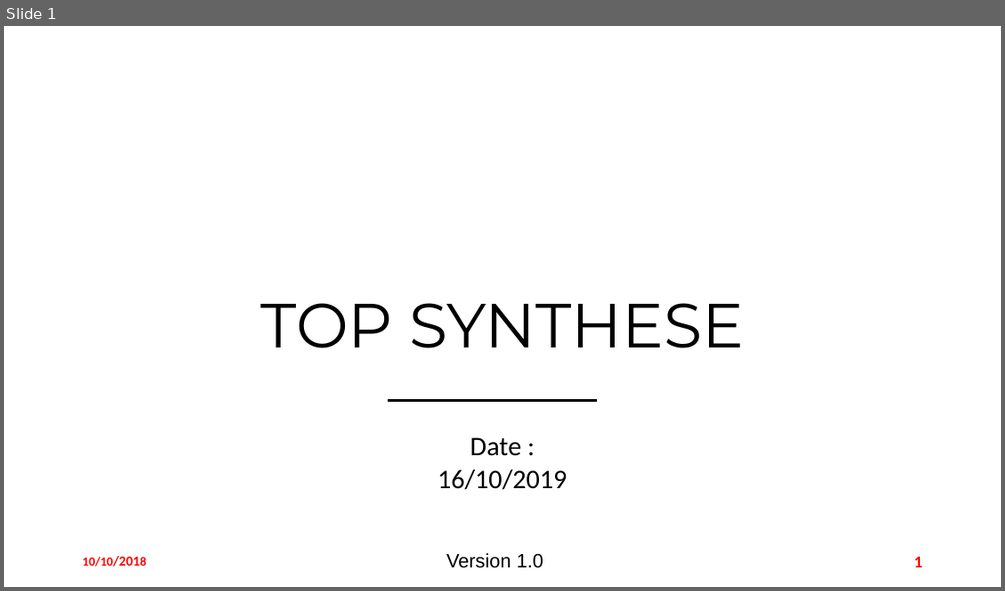
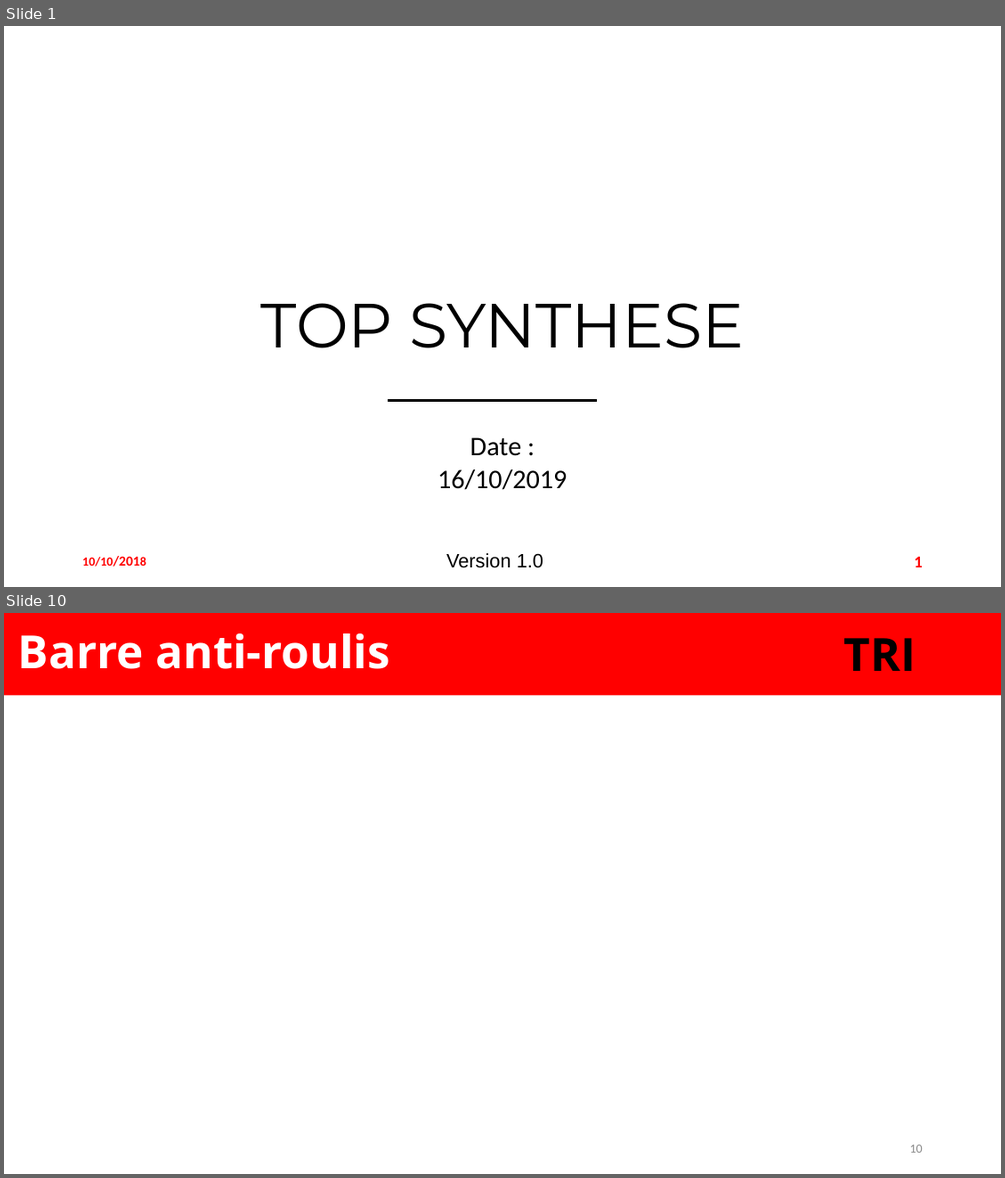
Before and after one commit to EOSCogniton/Ressources2020, a slide deck: TO_TOPs/05_Top_Synth/Template v2.0.pptx. Shown one above the other, each under a label of ours: slide 1 before the commit, slides 1 and 10 after it; the slides between them are not shown. The pictures are 1005x591 and 1005x1178 pixels, drawn with LibreOffice and Linux fonts; fonts in the diff are those of the drawing; background and template pictures are left out. Boxes give left, top, right and bottom in pixels: in the first picture for what was removed or moved away, otherwise in the second. Text is boxed around its words. In the diff, an @@ line names an element or a change of style, - is before the commit and + after.

```diff
--- a/TO_TOPs/05_Top_Synth/Template v2.0.pptx
+++ b/TO_TOPs/05_Top_Synth/Template v2.0.pptx
@@ slide 10 added at [4, 613, 1001, 1174], background #FFFFFF @@
@@ rectangle added at [4, 613, 1001, 696], fill #FF0000 @@
@@ title added at [18, 633, 390, 669], 33 pt, text #FFFFFF, bold @@
+Barre anti-roulis
@@ text added at [843, 638, 915, 671], 33 pt, text #000000, bold @@
+TRI
@@ page number added at [910, 1144, 922, 1152], 9 pt, text #8C8C8C @@
+10
```
Also in this commit, not shown: 1 slide changed, 39 other slides added, 10 slides removed, 1 other file.
